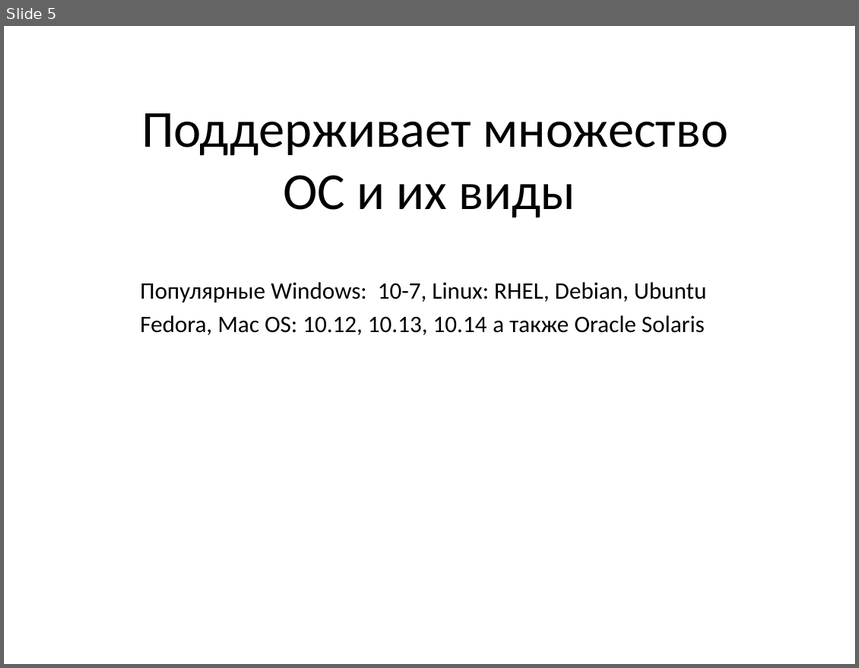
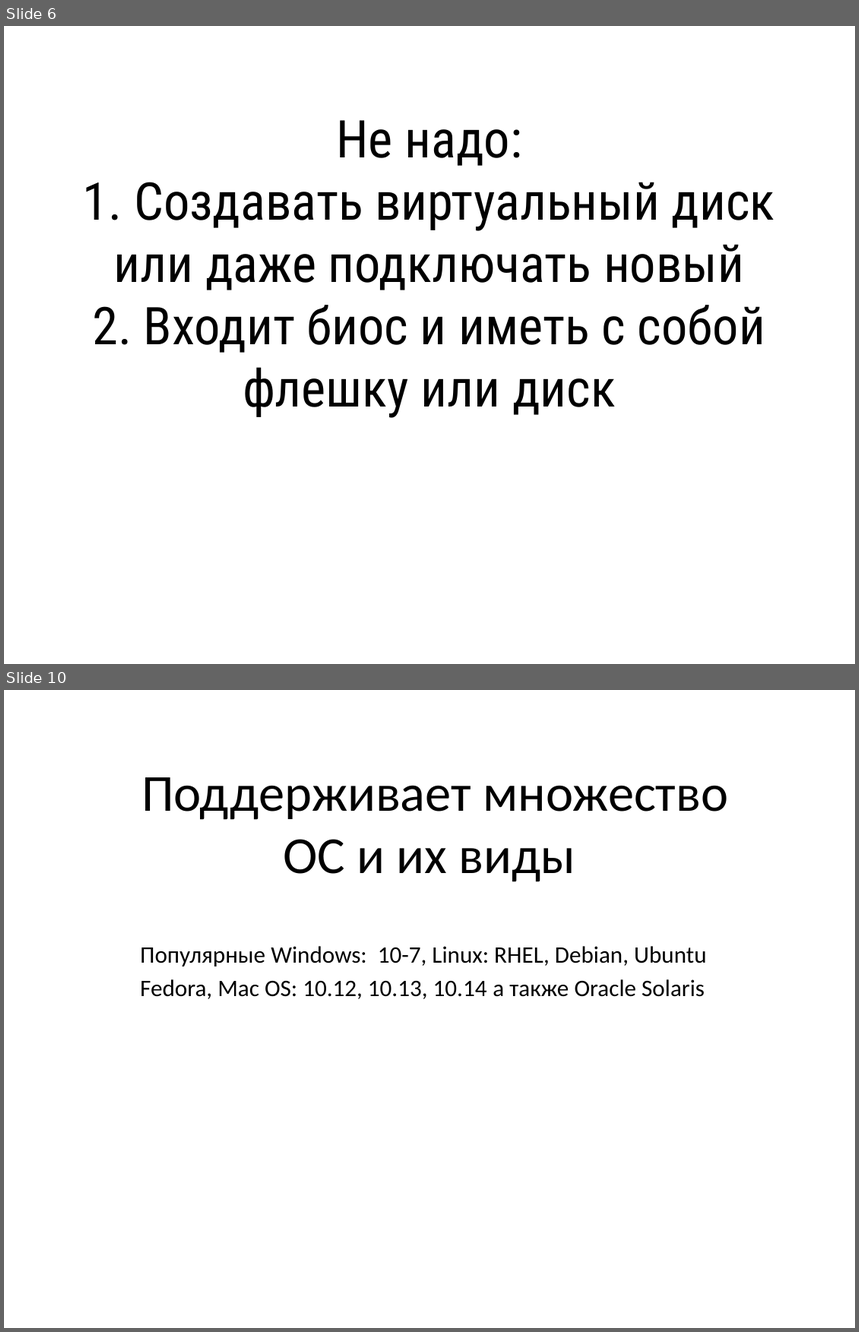
Before and after one commit to adilet-web-dev/university, a slide deck: Virtual Box.pptx. Shown one above the other, each under a label of ours: slide 5 before the commit, slides 6 and 10 after it; the slides between them are not shown. The pictures are 859x668 and 859x1332 pixels, drawn with LibreOffice and Linux fonts; fonts in the diff are those of the drawing. Boxes give left, top, right and bottom in pixels: in the first picture for what was removed or moved away, otherwise in the second. Text is boxed around its words. In the diff, an @@ line names an element or a change of style, - is before the commit and + after.

```diff
--- a/Virtual Box.pptx
+++ b/Virtual Box.pptx
@@ slide 6 added at (4, 26, 855, 664), background #FFFFFF @@
@@ title added at (83, 120, 775, 418), 44 pt, text #000000 @@
+Не надо:
+1. Создавать виртуальный диск или даже подключать новый
+2. Входит биос и иметь с собой флешку или диск
@@ what was slide 5 is now slide 10 @@
```
Also in this commit, not shown: 3 slides changed, 5 other slides added, 5 slides removed.
